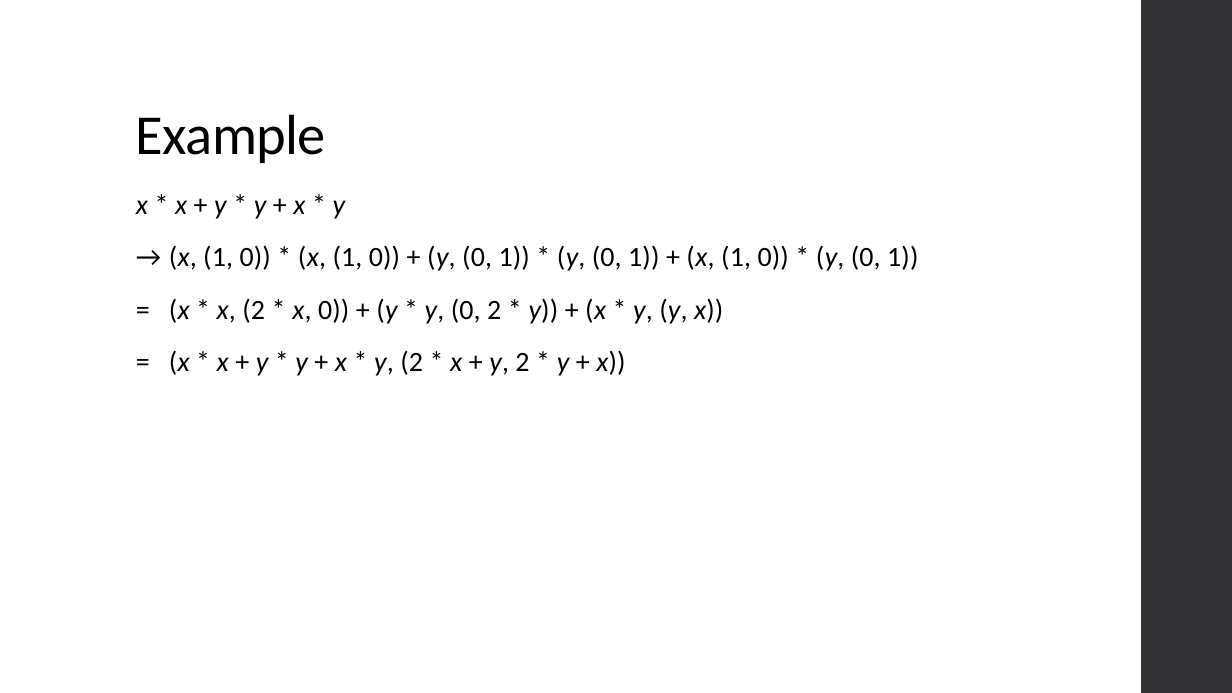
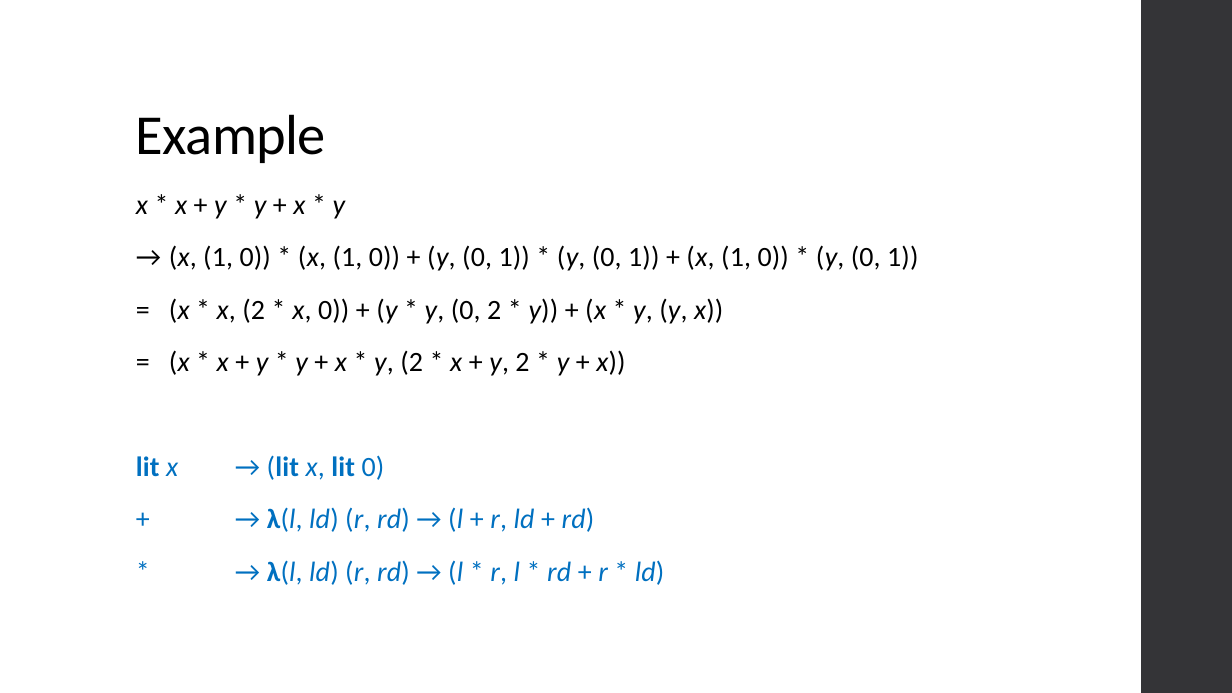
Before and after one commit to ThoughtWorksInc/DeepDarkFantasy, a slide deck: slide 21 of Talk.pptx. Drawn at 1232x693 pixels with LibreOffice and Linux fonts; fonts in the diff are those of the drawing. Boxes give left, top, right and bottom in pixels: in the first picture for what was removed or moved away, otherwise in the second. Text is boxed around its words. In the diff, an @@ line names an element or a change of style, - is before the commit and + after.

```diff
--- a/Talk.pptx
+++ b/Talk.pptx
@@ text at (136, 455, 665, 585): paragraphs added @@
+lit x → (lit x, lit 0)
++ → λ(l, ld) (r, rd) → (l + r, ld + rd)
+* → λ(l, ld) (r, rd) → (l * r, l * rd + r * ld)
```
Also in this commit, not shown: 3 other slides changed.
